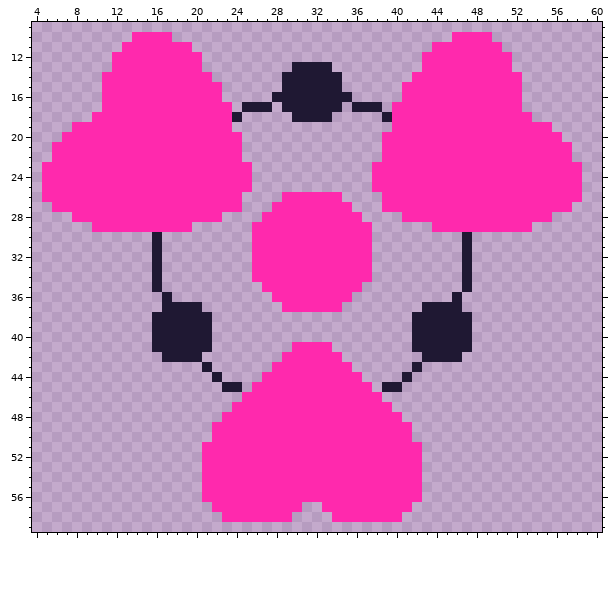
Pixel-art sprite -- src/assets/heart_full.png. This is how it looked before the edit.
The file is 64x64 pixels. Shown: x 4..60, y 9..59.
Once edited:
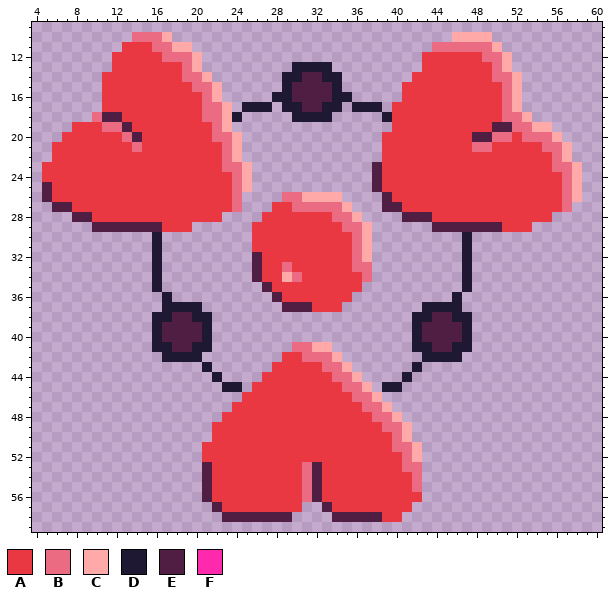
Palette (. is transparent): A #e93841  B #eb6c82  C #ffa9a9  D #1f1833  E #511e43  F #ff29ad
The edit:
Changed rows in their new state; - is an unchanged pixel.
first column x 5:
10 ---------BBBC----------------------------CCCC---------
11 --------AAABBCC------------------------BBBBBBC--------
12 -------AAAAABBBC----------------------AAAAAABBC-------
13 -------AAAAAAABC----------------------AAAAAAABC-------
14 ------AAAAAAAABBC---------EE---------AAAAAAAABBC------
15 ------AAAAAAAAABBC-------EEEE-------AAAAAAAAAABC------
16 ------AAAAAAAAAABC-------EEEE-------AAAAAAAAAABC------
17 ------AAAAAAAAAABBC-------EE-------AAAAAAAAAAABC------
18 -----BEEAAAAAAAABBC----------------AAAAAAAAAAABBC-----
19 ---AAABBEAAAAAAAABC----------------AAAAAAAAAAEEBBCC---
20 --AAAAAABEAAAAAAABBC--------------AAAAAAAAAEEBBABBBC--
21 -AAAAAAAABAAAAAAAABC--------------AAAAAAAAABBAAAAABBC-
22 -AAAAAAAAAAAAAAAAABC--------------AAAAAAAAAAAAAAAAABC-
23 AAAAAAAAAAAAAAAAAABBC------------EAAAAAAAAAAAAAAAAABBC
24 AAAAAAAAAAAAAAAAAAABC------------EAAAAAAAAAAAAAAAAAABC
25 EAAAAAAAAAAAAAAAAAABC------------EAAAAAAAAAAAAAAAAAABC
26 EAAAAAAAAAAAAAAAAAAB----BBCCCC----EAAAAAAAAAAAAAAAAABC
27 -EEAAAAAAAAAAAAAAAAB---AABBBBBC---EEAAAAAAAAAAAAAAAAB-
28 ---EEAAAAAAAAAAAAA----AAAAAAABBC----EEEAAAAAAAAAAAA---
29 -----EEEEEEEAAA------AAAAAAAAABBC------EEEEEEEAAA-----
30 ---------------------AAAAAAAAAABC---------------------
31 ---------------------AAAAAAAAAABC---------------------
32 ---------------------EAAAAAAAAABC---------------------
33 ---------------------EAABAAAAAABB---------------------
34 ---------------------EAACBAAAAAAB---------------------
35 ----------------------EAAAAAAAAA----------------------
36 -----------------------EAAAAAAA-----------------------
37 ------------------------EEEAAA------------------------
38 -------------EE------------------------EE-------------
39 ------------EEEE----------------------EEEE------------
40 ------------EEEE----------------------EEEE------------
41 -------------EE----------BBCC----------EE-------------
42 ------------------------AABBBC------------------------
43 -----------------------AAAAABBC-----------------------
44 ----------------------AAAAAAABBC----------------------
45 ---------------------AAAAAAAAABBC---------------------
46 --------------------AAAAAAAAAAABBC--------------------
47 -------------------AAAAAAAAAAAAABBC-------------------
48 ------------------AAAAAAAAAAAAAAABBC------------------
49 -----------------AAAAAAAAAAAAAAAAABBC-----------------
50 -----------------AAAAAAAAAAAAAAAAAABC-----------------
51 ----------------AAAAAAAAAAAAAAAAAAABBC----------------
52 ----------------AAAAAAAAAAAAAAAAAAAABC----------------
53 ----------------EAAAAAAAAABEAAAAAAAABB----------------
54 ----------------EAAAAAAAAABEAAAAAAAAAB----------------
55 ----------------EAAAAAAAAABEAAAAAAAAAB----------------
56 ----------------EAAAAAAAAABEAAAAAAAAAA----------------
57 -----------------EAAAAAAAA--EAAAAAAAA-----------------
58 ------------------EEEEEEE----EEEEEAA------------------
Changed places in both pictures, as pixel boxes (x1, y1, x2, y2):
changed: (42, 32, 582, 522)
